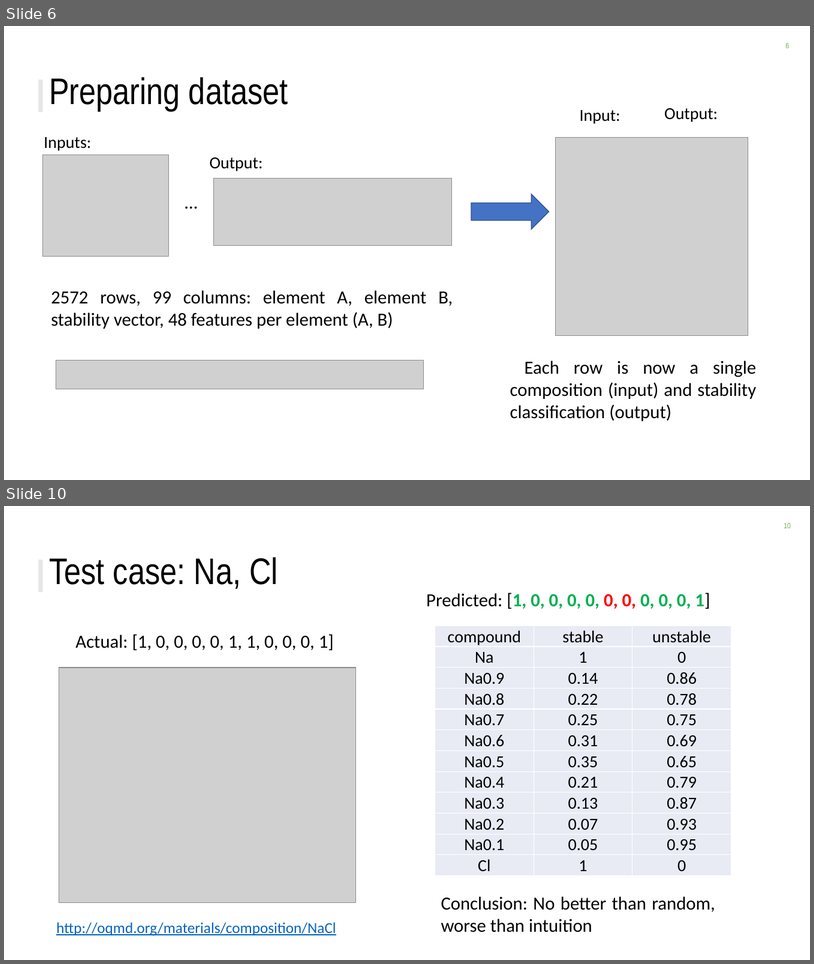
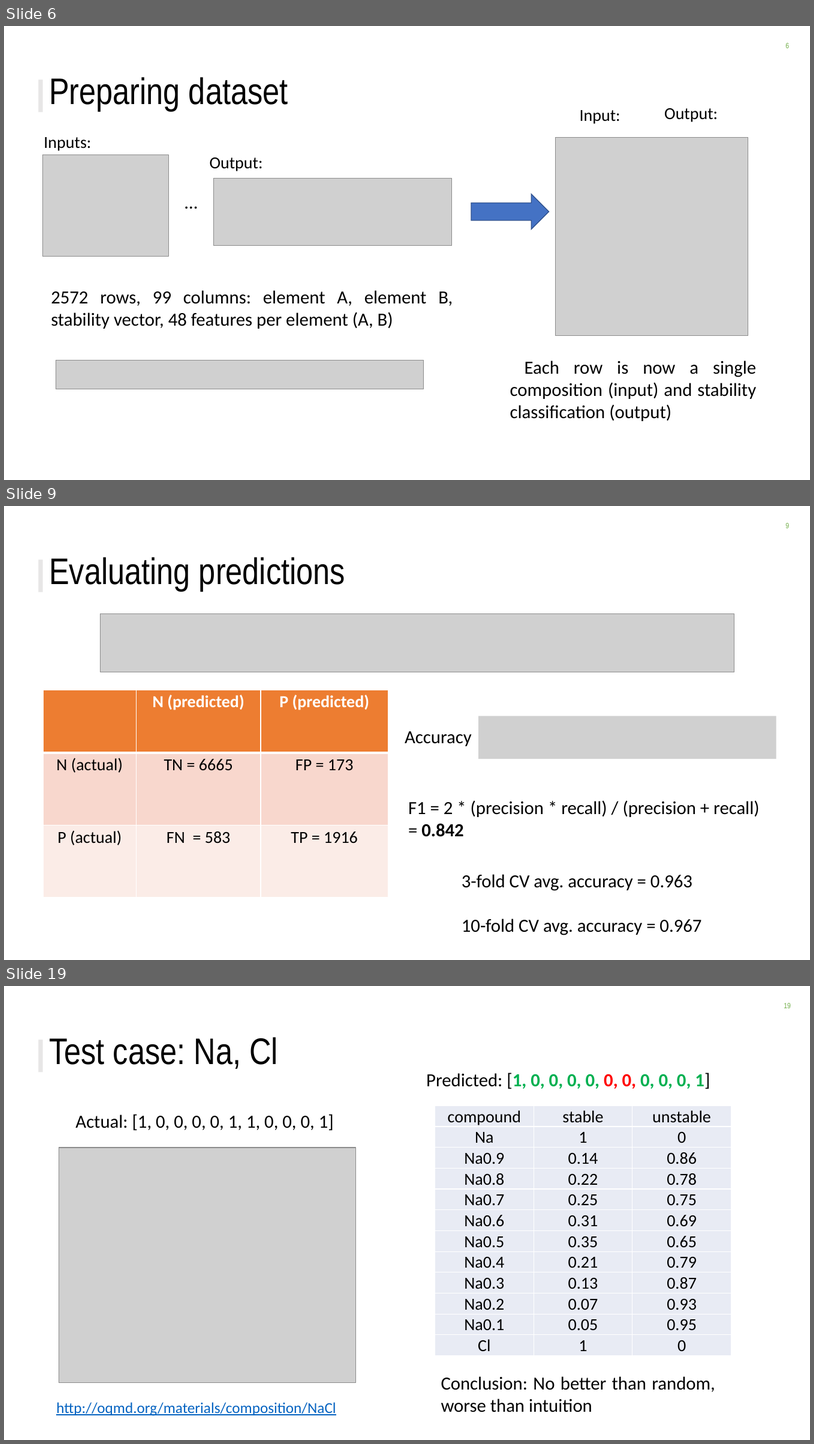
Before and after one commit to ckborg/DSE_challenge, a slide deck: DSE_challenge_slides.pptx. Shown one above the other, each under a label of ours: slides 6 and 10 before the commit, slides 6, 9 and 19 after it; the slides between them are not shown. The pictures are 814x964 and 814x1444 pixels, drawn with LibreOffice and Linux fonts; fonts in the diff are those of the drawing; grey boxes stand for pictures; background and template pictures are left out. Boxes give left, top, right and bottom in pixels: in the first picture for what was removed or moved away, otherwise in the second. Text is boxed around its words. In the diff, an @@ line names an element or a change of style, - is before the commit and + after.

```diff
--- a/DSE_challenge_slides.pptx
+++ b/DSE_challenge_slides.pptx
@@ slide 9 added at box(4, 506, 810, 960), background #FFFFFF; not listed: 2 template elements that a slide beside it also shows @@
@@ title added at box(49, 557, 345, 591), 44 pt, text #000000 @@
+Evaluating predictions
@@ picture added at box(100, 613, 735, 672) @@
@@ table added at box(44, 690, 389, 897), 3 rows, 3 columns @@
+ | N (predicted) | P (predicted)
+N (actual) | TN = 6665 | FP = 173
+P (actual) | FN = 583 | TP = 1916
@@ picture added at box(479, 716, 777, 759) @@
@@ text added at box(405, 731, 472, 746), 22 pt, text #000000 @@
+Accuracy
@@ text added at box(408, 800, 759, 837), 22 pt, text #000000 @@
+F1 = 2 * (precision * recall) / (precision + recall) = 0.842
@@ text added at box(462, 874, 702, 935), 22 pt, text #000000 @@
+3-fold CV avg. accuracy = 0.963
+10-fold CV avg. accuracy = 0.967
@@ what was slide 10 is now slide 19 @@
```
Also in this commit, not shown: 5 slides changed, 9 other slides added, 3 slides removed, 2 other files.
